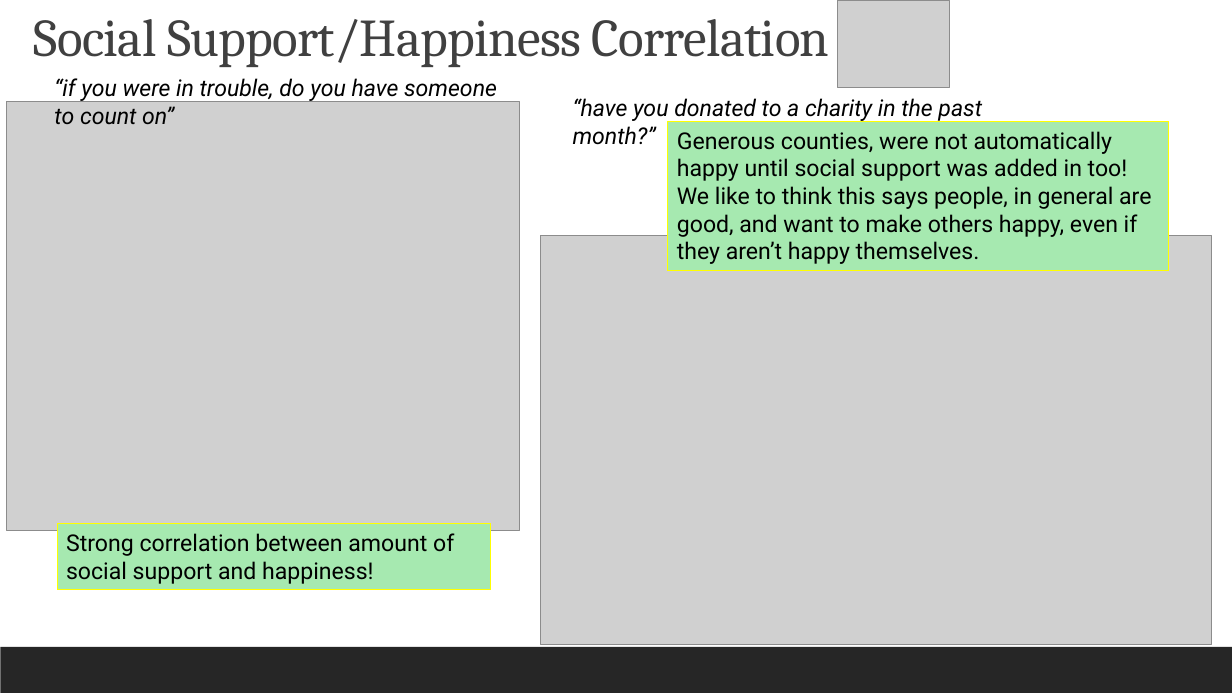
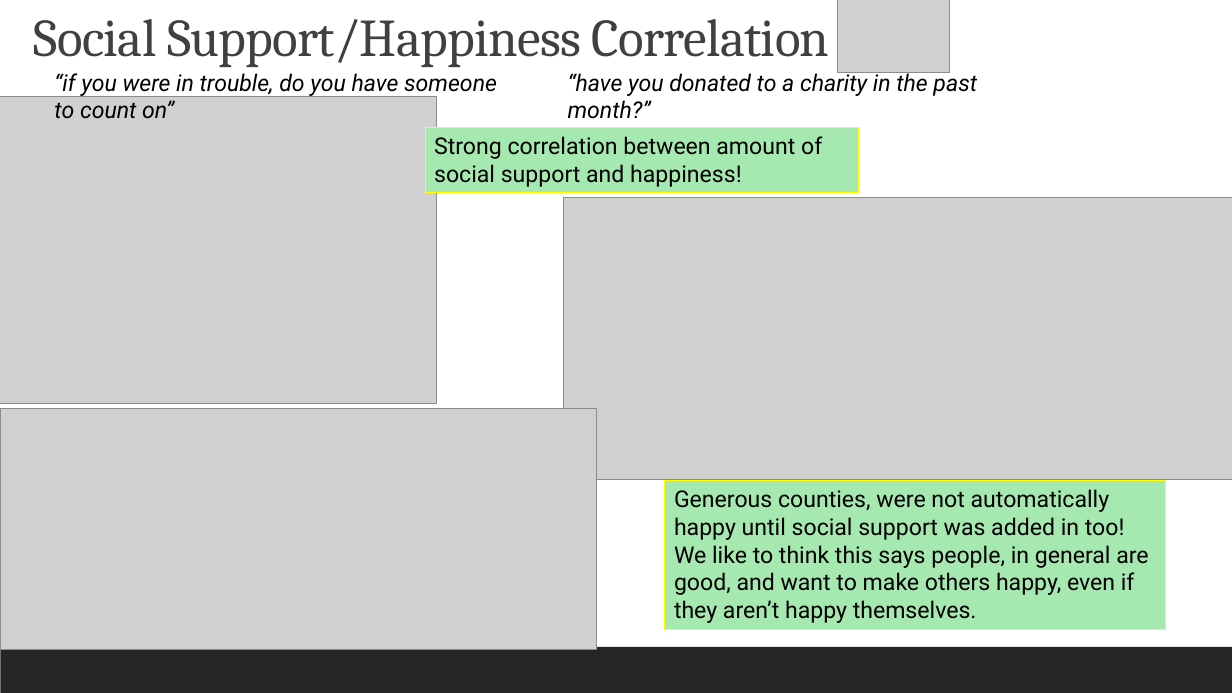
Before and after one commit to reginesgit/Factors-Contributing-to-a-Countrys-Happiness, a slide deck: slide 12 of Anaconda_Results_Presentation.pptx. Drawn at 1232x693 pixels with LibreOffice and Linux fonts; fonts in the diff are those of the drawing; grey boxes stand for pictures. Boxes give left, top, right and bottom in pixels: in the first picture for what was removed or moved away, otherwise in the second. Text is boxed around its words. In the diff, an @@ line names an element or a change of style, - is before the commit and + after.

```diff
--- a/Anaconda_Results_Presentation.pptx
+++ b/Anaconda_Results_Presentation.pptx
@@ picture: place and size @@
-picture at <box>838,0,950,87</box>
+picture at <box>838,0,950,72</box>
@@ text "“if you were in trouble, ...": place and size @@
-text "“if you were in trouble, ..." at <box>54,78,497,125</box>
+text "“if you were in trouble, ..." at <box>54,73,497,119</box>
@@ text "“have you donated to a ...": place and size @@
-text "“have you donated to a ..." at <box>573,98,982,145</box>
+text "“have you donated to a ..." at <box>568,70,977,119</box>
@@ picture: place and size @@
-picture at <box>6,102,519,531</box>
+picture at <box>0,96,437,404</box>
@@ rectangle "Strong correlation between amount of ...": place and size @@
-rectangle "Strong correlation between amount of ..." at <box>57,524,491,590</box>
+rectangle "Strong correlation between amount of ..." at <box>425,127,859,192</box>
@@ picture: place and size @@
-picture at <box>541,236,1212,645</box>
+picture at <box>564,198,1232,481</box>
@@ picture added at <box>0,409,596,650</box> @@
@@ rectangle "Generous counties, were not automatically ...": place and size @@
-rectangle "Generous counties, were not automatically ..." at <box>668,121,1169,271</box>
+rectangle "Generous counties, were not automatically ..." at <box>665,481,1166,630</box>
```
Also in this commit, not shown: 1 other slide changed, 4 other files.
